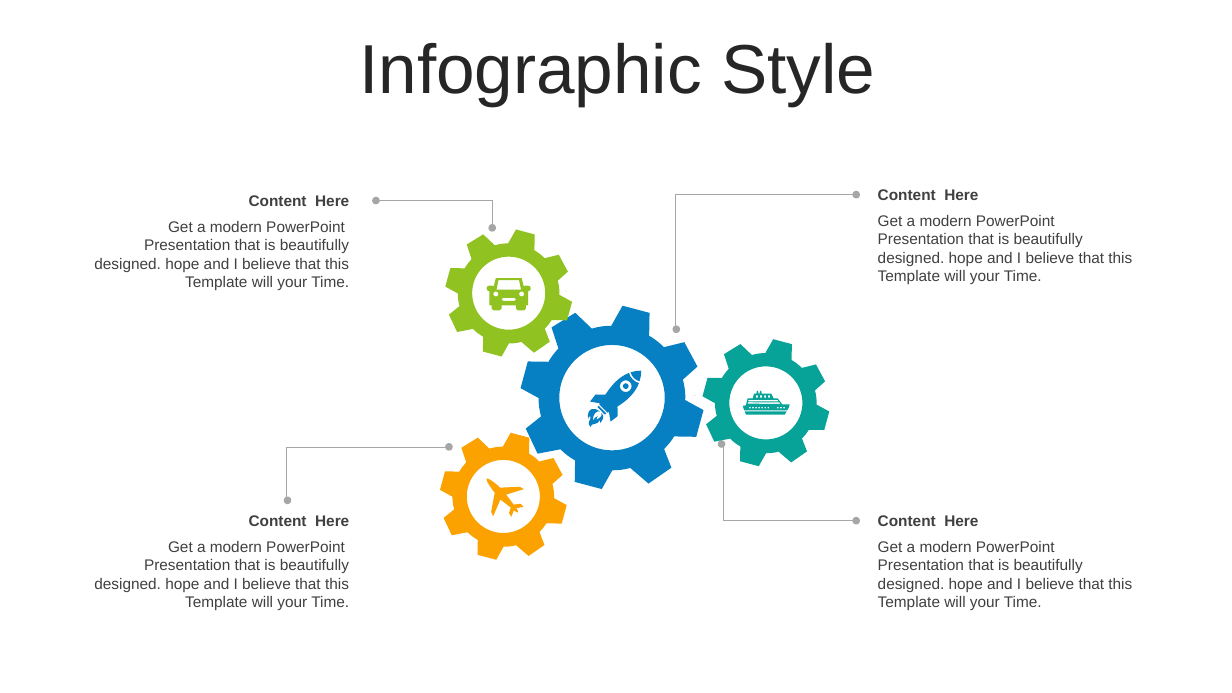
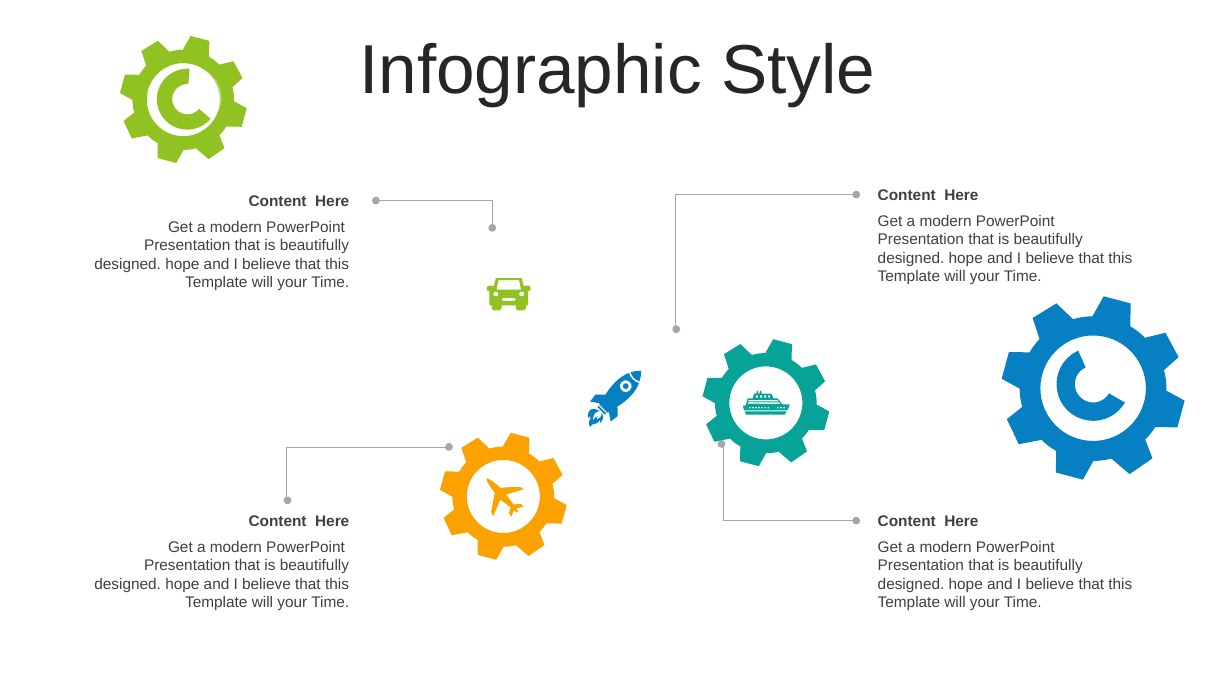
Before and after one commit to danglaiacc/kn, a slide deck: slide 24 of ppt/logo.pptx (slide 22 before the commit). Drawn at 1232x693 pixels with LibreOffice and Linux fonts; fonts in the diff are those of the drawing. Boxes give left, top, right and bottom in pixels: in the first picture for what was removed or moved away, otherwise in the second. Text is boxed around its words. In the diff, an @@ line names an element or a change of style, - is before the commit and + after.

Commit message:
fix (ppt):...

```diff
--- a/ppt/logo.pptx
+++ b/ppt/logo.pptx
@@ freeform shape: place and size @@
-freeform shape at [445,229,572,356]
+freeform shape at [120,36,247,163]
@@ doughnut chart added at [152,62,226,136] @@
+categories: 1, 2
+Series 1: 65, 35
@@ freeform shape: place and size @@
-freeform shape at [520,306,703,489]
+freeform shape at [1002,297,1185,480]
@@ doughnut chart added at [1052,343,1135,426] @@
+categories: 1, 2
+Series 1: 60, 40
```
Also in this commit, not shown: 2 other slides changed, 2 slides added, 1 other file.
